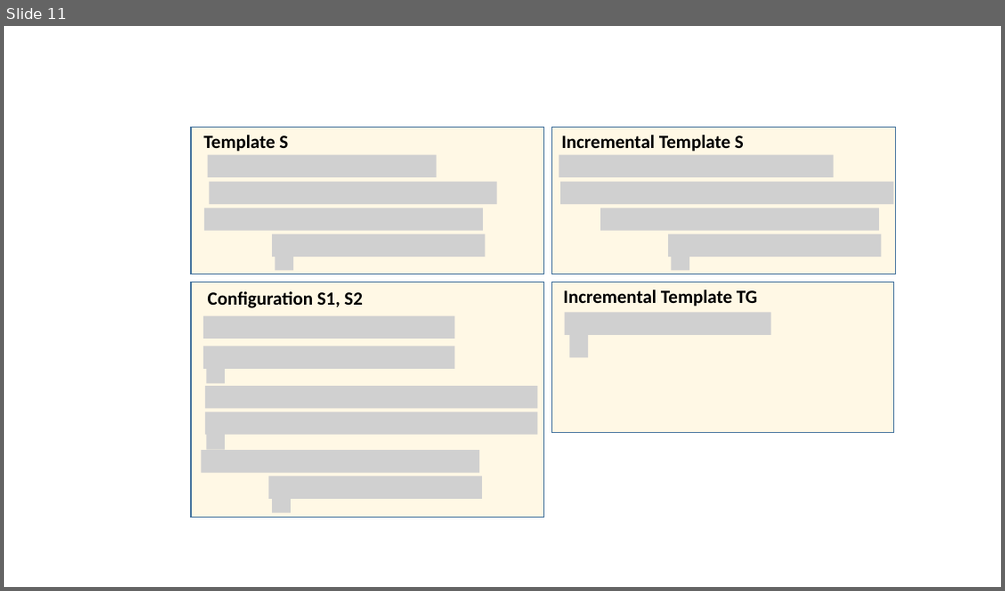
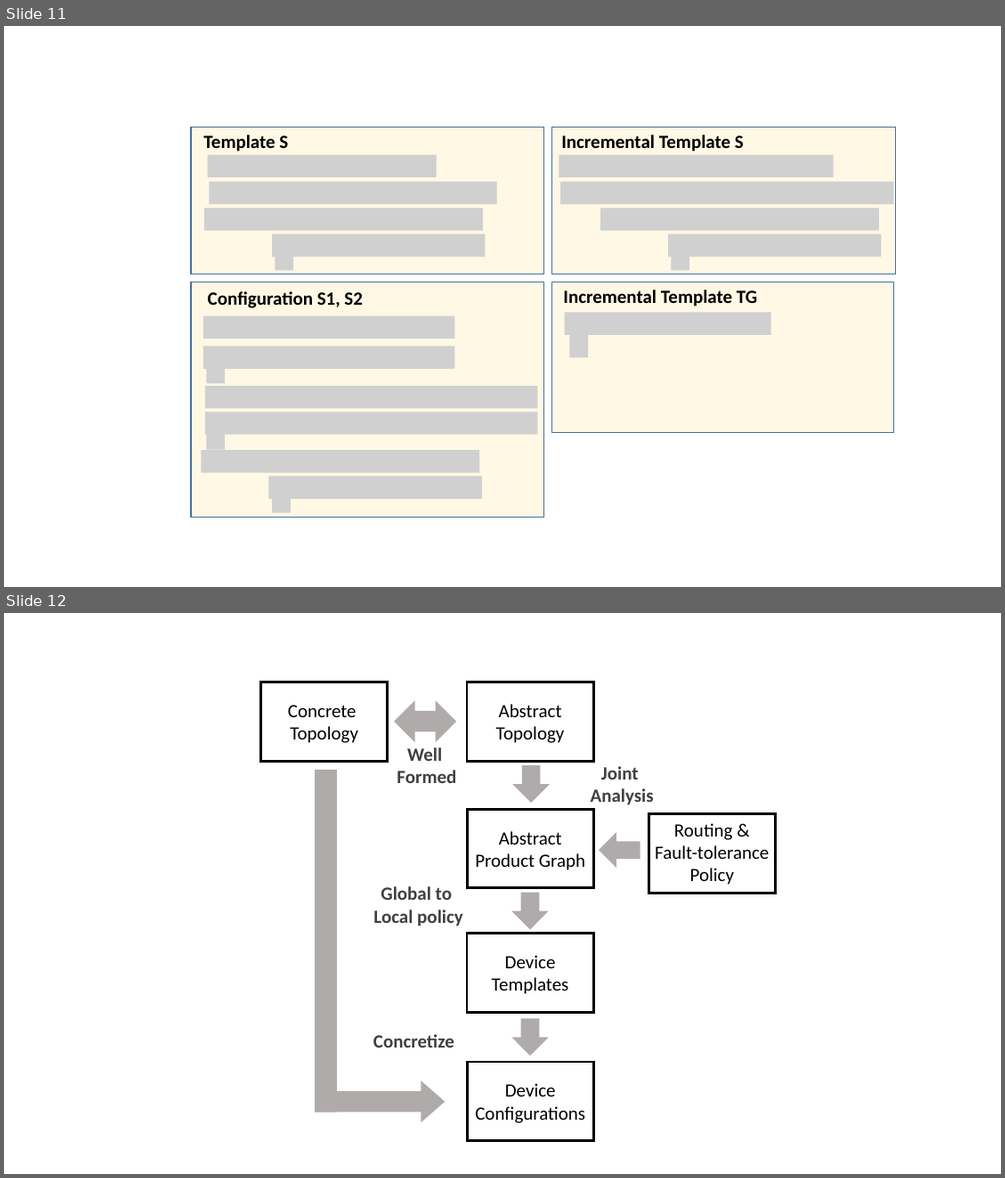
Before and after one commit to rabeckett/propane, a slide deck: paper/abstraction/figures/examples.pptx. Shown one above the other, each under a label of ours: slide 11 before the commit, slides 11 and 12 after it. The pictures are 1005x591 and 1005x1178 pixels, drawn with LibreOffice and Linux fonts; fonts in the diff are those of the drawing; grey boxes stand for pictures. Boxes give left, top, right and bottom in pixels: in the first picture for what was removed or moved away, otherwise in the second. Text is boxed around its words. In the diff, an @@ line names an element or a change of style, - is before the commit and + after.

```diff
--- a/paper/abstraction/figures/examples.pptx
+++ b/paper/abstraction/figures/examples.pptx
@@ slide 12 added at [4,613,1001,1174], background #FFFFFF @@
@@ rectangle added at [261,682,388,761], outline #000000 2.5 pt @@
@@ rectangle added at [467,682,593,761], outline #000000 2.5 pt @@
@@ text added at [288,705,358,743], 18 pt, text #000000 @@
+Concrete
+Topology
@@ left right arrow added at [395,700,456,742], fill #AFABAB @@
@@ text added at [496,704,565,743], 18 pt, text #000000 @@
+Abstract
+Topology
@@ rectangle added at [316,770,338,1111], fill #AFABAB @@
@@ text added at [396,747,456,783], 18 pt, text #404040, bold @@
+Well
+Formed
@@ down arrow added at [512,765,550,803], fill #AFABAB @@
@@ text added at [591,766,654,805], 18 pt, text #404040, bold @@
+Joint
+Analysis
@@ rectangle added at [467,809,593,888], outline #000000 2.5 pt @@
@@ rectangle added at [648,813,775,892], outline #000000 2.5 pt @@
@@ text added at [655,823,769,884], 18 pt, text #000000 @@
+Routing &
+Fault-tolerance
+Policy
@@ text added at [475,831,585,870], 18 pt, text #000000 @@
+Abstract
+Product Graph
@@ left arrow added at [599,832,639,868], fill #AFABAB @@
@@ text added at [373,886,463,926], 18 pt, text #404040, bold @@
+Global to
+Local policy
@@ down arrow added at [512,892,549,929], fill #AFABAB @@
@@ rectangle added at [467,933,593,1013], outline #000000 2.5 pt @@
@@ text added at [492,955,569,994], 18 pt, text #000000 @@
+Device
+Templates
@@ text added at [373,1034,454,1047], 18 pt, text #404040, bold @@
+Concretize
@@ down arrow added at [512,1018,549,1055], fill #AFABAB @@
@@ rectangle added at [467,1062,593,1141], outline #000000 2.5 pt @@
@@ right arrow added at [337,1080,445,1122], fill #AFABAB @@
@@ text added at [475,1083,585,1123], 18 pt, text #000000 @@
+Device
+Configurations
```
Also in this commit, not shown: 1 other file.
